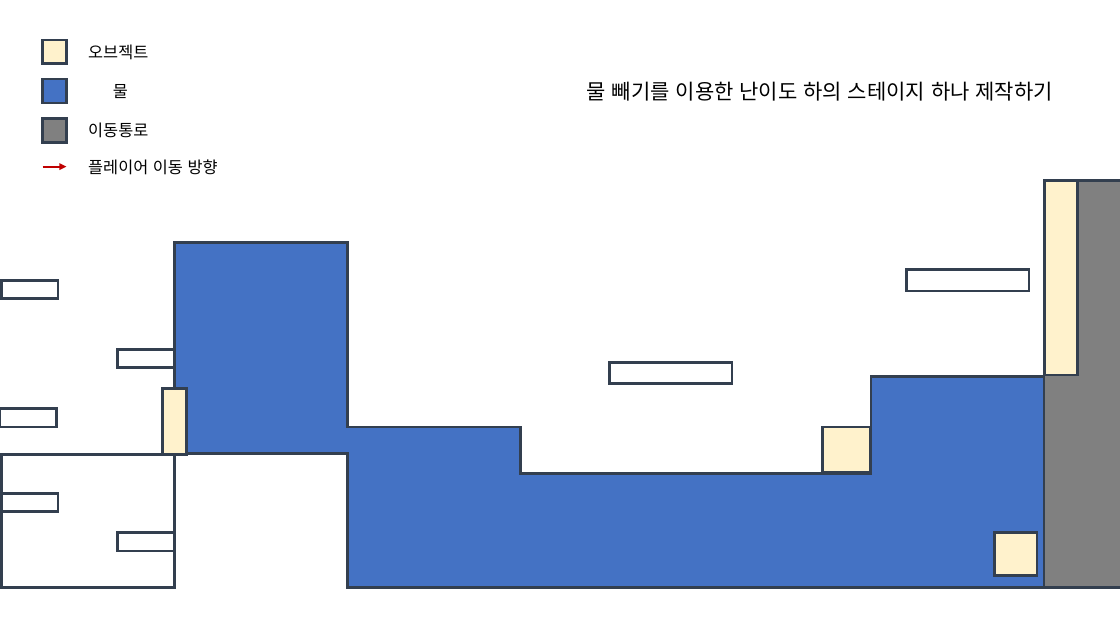
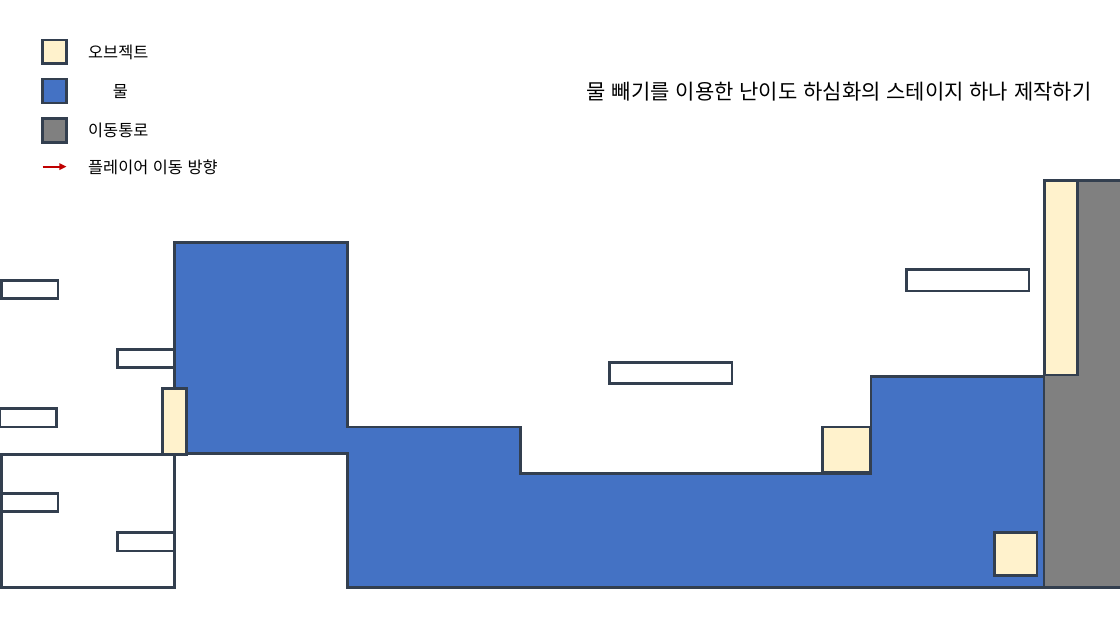
Before and after one commit to YDGYDGYDG/TeamHolyShit, a slide deck: slide 4 of 개인작업폴더/김나연/물행성.pptx (slide 2 before the commit). Drawn at 1120x630 pixels with LibreOffice and Linux fonts; fonts in the diff are those of the drawing. Boxes give left, top, right and bottom in pixels: in the first picture for what was removed or moved away, otherwise in the second. Text is boxed around its words. In the diff, an @@ line names an element or a change of style, - is before the commit and + after.

Commit message:
물행성 난이도하 업뎃

```diff
--- a/개인작업폴더/김나연/물행성.pptx
+++ b/개인작업폴더/김나연/물행성.pptx
@@ text at box(587, 81, 1091, 101): text changed @@
-물 빼기를 이용한 난이도 하의 스테이지 하나 제작하기
+물 빼기를 이용한 난이도 하심화의 스테이지 하나 제작하기
```
Also in this commit, not shown: 1 other slide changed, 3 slides added, 2 other files.
